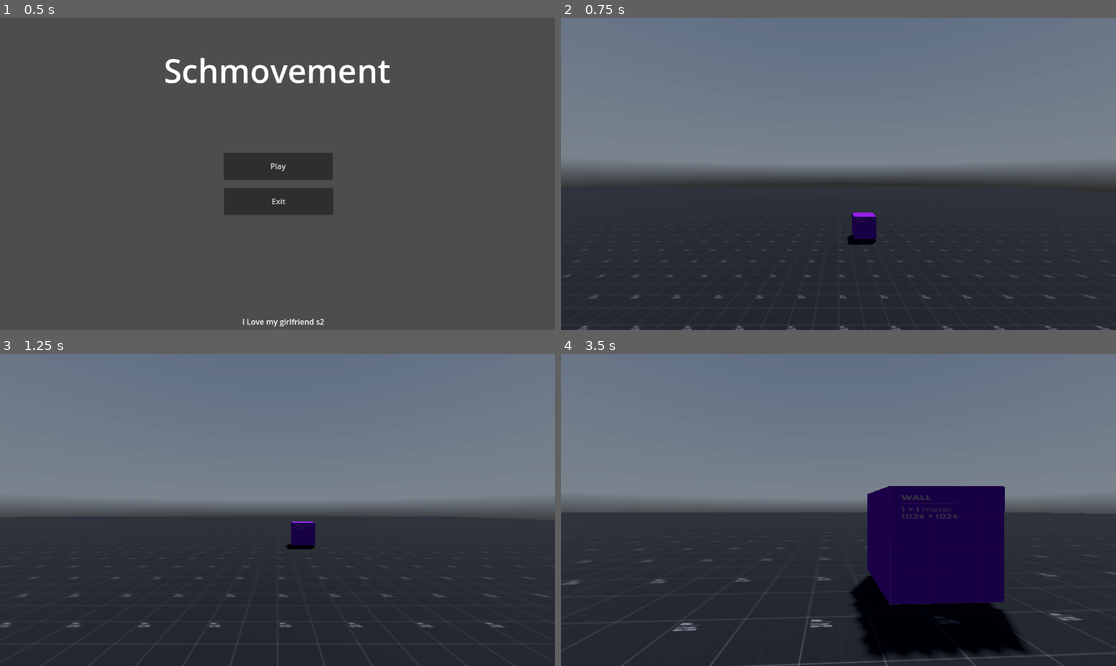
Above: before the commit, frames 1-4 (two rows, left to right).
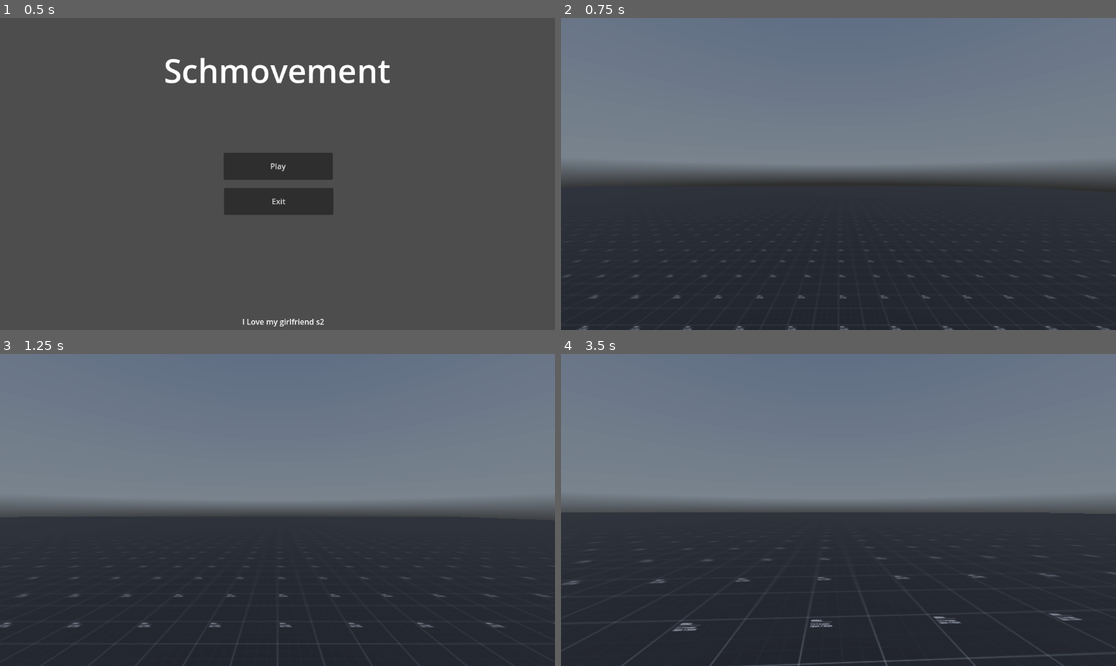
Above: after the commit, the same moments.

Repository: BreadDemon/Schmovement
Game: Godot game, scene res://nodes/game_menu.tscn
The game is run twice, just before and just after one commit, with the same random seed, the same clock (stepped at 60 frames per second) and the same inputs. A sky picture missing from this copy of the repository is replaced by a grey-blue gradient.
Inputs (mouse positions are in pixels of both pictures, inside the frame that each line leads up to):
- Up to frame 1 (0.5 s): no input
- Up to frame 2 (0.75 s): click "Play" at 0.5 s
- Up to frame 3 (1.25 s): no input
- Up to frame 4 (3.5 s): move the mouse to (866, 510) at 1.27 s; hold Ctrl (Crouch) 1.28-2.03 s; hold W (forward) from 1.28 s (still down); tap Space (Jump) at 1.52, 2.27 s; move the mouse to (810, 510) at 2.02 s; tap Shift (Sprint) at 2.1 s; move the mouse to (849, 503) at 2.77 s; hold Ctrl (Crouch) from 2.78 s (still down)

Frame 1 is identical in both runs. In frame 2, 0.5% of the frame differs, in the area x 51-57%, y 62-73%; in frame 3, 0.4%; in frame 4, 14%, in the area x 52-84%, y 42-98%.

Commit message:
Created simple teleporter and receptor

Diff:
--- a/src/nodes/CharacterController.tscn
+++ b/src/nodes/CharacterController.tscn
@@ -32,7 +32,7 @@
 [node name="PauseMenu" parent="." instance=ExtResource("2_aatc2")]
 
 [node name="RayCast3D_teleporter" type="RayCast3D" parent="."]
-transform = Transform3D(1, 0, 0, 0, 1, 0, 0, 0, 1, 0, -2, 0)
+transform = Transform3D(1, 0, 0, 0, 1, 0, 0, 0, 1, 0, -1, 0)
 target_position = Vector3(0, 2, 0)
 collision_mask = 2
 collide_with_areas = true
--- a/src/nodes/playgroung.tscn
+++ b/src/nodes/playgroung.tscn
@@ -6,6 +6,7 @@
 [ext_resource type="Texture2D" uid="uid://bsrl8ky78o5ou" path="res://assets/PrototypeTexture/PNG/Red/texture_01.png" id="3_1bn56"]
 [ext_resource type="PackedScene" uid="uid://dem1v18u02ngc" path="res://nodes/CharacterController.tscn" id="4_su4wl"]
 [ext_resource type="PackedScene" uid="uid://po75jr6axkjl" path="res://nodes/teleporter.tscn" id="6_bb32d"]
+[ext_resource type="PackedScene" uid="uid://cx7g5bussvmke" path="res://nodes/receptor.tscn" id="7_i81tx"]
 
 [sub_resource type="PanoramaSkyMaterial" id="PanoramaSkyMaterial_54ayb"]
 panorama = ExtResource("1_2cqwi")
@@ -163,5 +164,22 @@
 [node name="CharacterBody3D" parent="." instance=ExtResource("4_su4wl")]
 transform = Transform3D(1, 0, 0, 0, 1, 0, 0, 0, 1, 0, 3.03225, 0)
 
-[node name="Teleporter" parent="." instance=ExtResource("6_bb32d")]
-transform = Transform3D(1, 0, 0, 0, 1, 0, 0, 0, 1, 1.1837, 1.08051, -9.51712)
+[node name="receptor" parent="." instance=ExtResource("7_i81tx")]
+transform = Transform3D(1, 0, 0, 0, 1, 0, 0, 0, 1, -15, 1, 4)
+
+[node name="Teleporter" parent="." node_paths=PackedStringArray("receptor") instance=ExtResource("6_bb32d")]
+transform = Transform3D(1, 0, 0, 0, 1, 0, 0, 0, 1, -17, 1, 23)
+receptor = NodePath("../receptor")
+
+[node name="Teleporter2" parent="." node_paths=PackedStringArray("receptor") instance=ExtResource("6_bb32d")]
+transform = Transform3D(1, 0, 0, 0, 1, 0, 0, 0, 1, -36, 1, -8)
+receptor = NodePath("../receptor2")
+
+[node name="receptor2" parent="." instance=ExtResource("7_i81tx")]
+transform = Transform3D(1, 0, 0, 0, 1, 0, 0, 0, 1, -33.9771, 1, 4.0633)
+
+[node name="Teleporter3" parent="." node_paths=PackedStringArray("receptor") instance=ExtResource("6_bb32d")]
+transform = Transform3D(1, 0, 0, 0, 1, 0, 0, 0, 1, -19, 1, 0)
+receptor = NodePath("../receptor")
+
+[connection signal="teleport" from="CharacterBody3D" to="Teleporter" method="_on_character_body_3d_teleport"]
--- /dev/null
+++ b/src/nodes/receptor.tscn
@@ -0,0 +1,16 @@
+[gd_scene load_steps=5 format=3 uid="uid://cx7g5bussvmke"]
+
+[ext_resource type="Script" path="res://scripts/receptor.gd" id="1_1oljw"]
+[ext_resource type="Texture2D" uid="uid://bsrl8ky78o5ou" path="res://assets/PrototypeTexture/PNG/Red/texture_01.png" id="1_ur8jc"]
+
+[sub_resource type="StandardMaterial3D" id="StandardMaterial3D_jm2bc"]
+albedo_texture = ExtResource("1_ur8jc")
+
+[sub_resource type="BoxMesh" id="BoxMesh_brhht"]
+material = SubResource("StandardMaterial3D_jm2bc")
+
+[node name="receptor" type="Node3D"]
+script = ExtResource("1_1oljw")
+
+[node name="MeshInstance3D" type="MeshInstance3D" parent="."]
+mesh = SubResource("BoxMesh_brhht")
--- a/src/scripts/player.gd
+++ b/src/scripts/player.gd
@@ -154,7 +154,10 @@
 		velocity.x = lerp(velocity.x, direction.x * current_speed, delta * 2.0)
 		velocity.z = lerp(velocity.z, direction.z * current_speed, delta * 2.0)
 
+signal teleport
+
 func handle_teleporter_collision():
 	if ray_cast_teleporter.is_colliding():
 		var target = ray_cast_teleporter.get_collider()
 		print("Colided!!!!!!")
+		emit_signal("teleport", self, target)
--- /dev/null
+++ b/src/scripts/receptor.gd
@@ -0,0 +1,3 @@
+extends Node3D
+
+class_name Receptor
--- a/src/scripts/teleporter.gd
+++ b/src/scripts/teleporter.gd
@@ -1,3 +1,8 @@
 extends Node3D
 
-@export var tp = Vector3(0, 0, 0)
+@export var receptor: Receptor
+
+func _on_character_body_3d_teleport(player, teleporter):
+	var result = teleporter.get_parent().receptor
+	player.transform.origin = result.transform.origin
+	print("Teleported!!!!")
Not shown: 1 places in src/nodes/playgroung.tscn that only renumber resources
Not shown: 2 places in src/nodes/teleporter.tscn that only renumber resources
